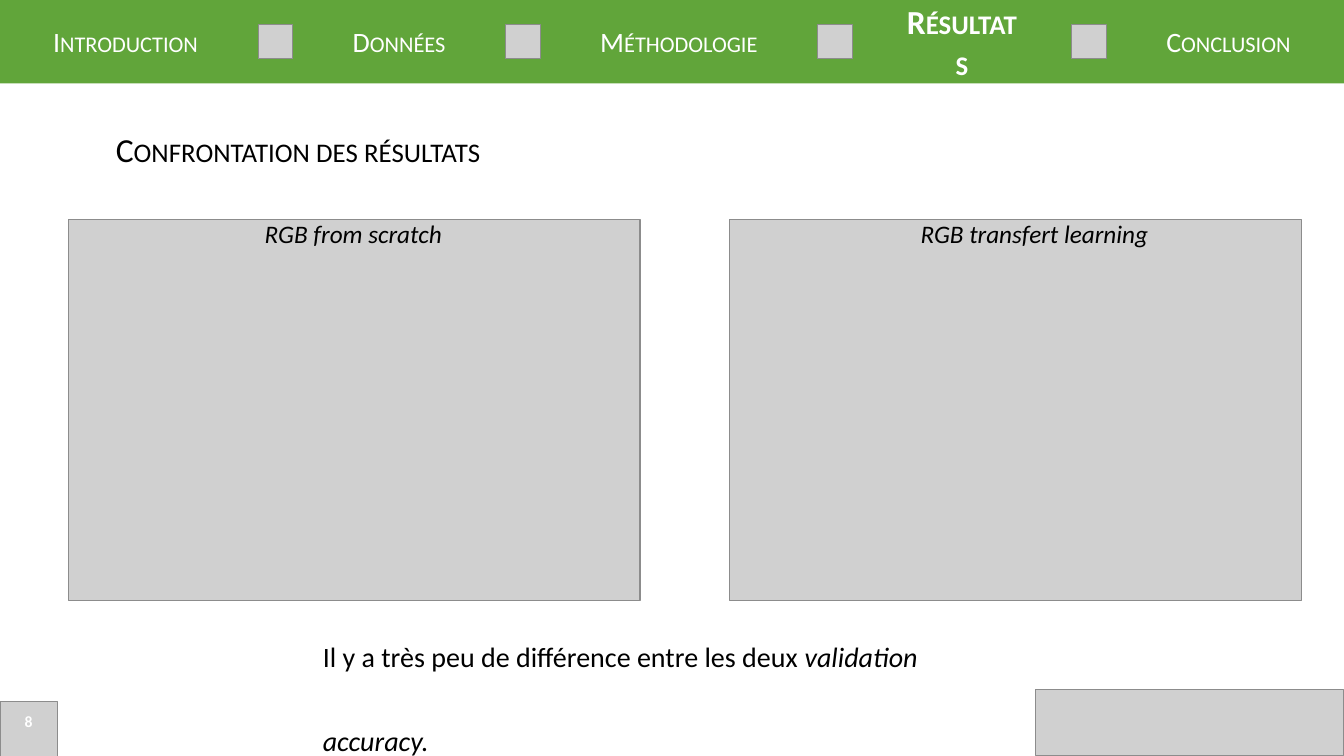
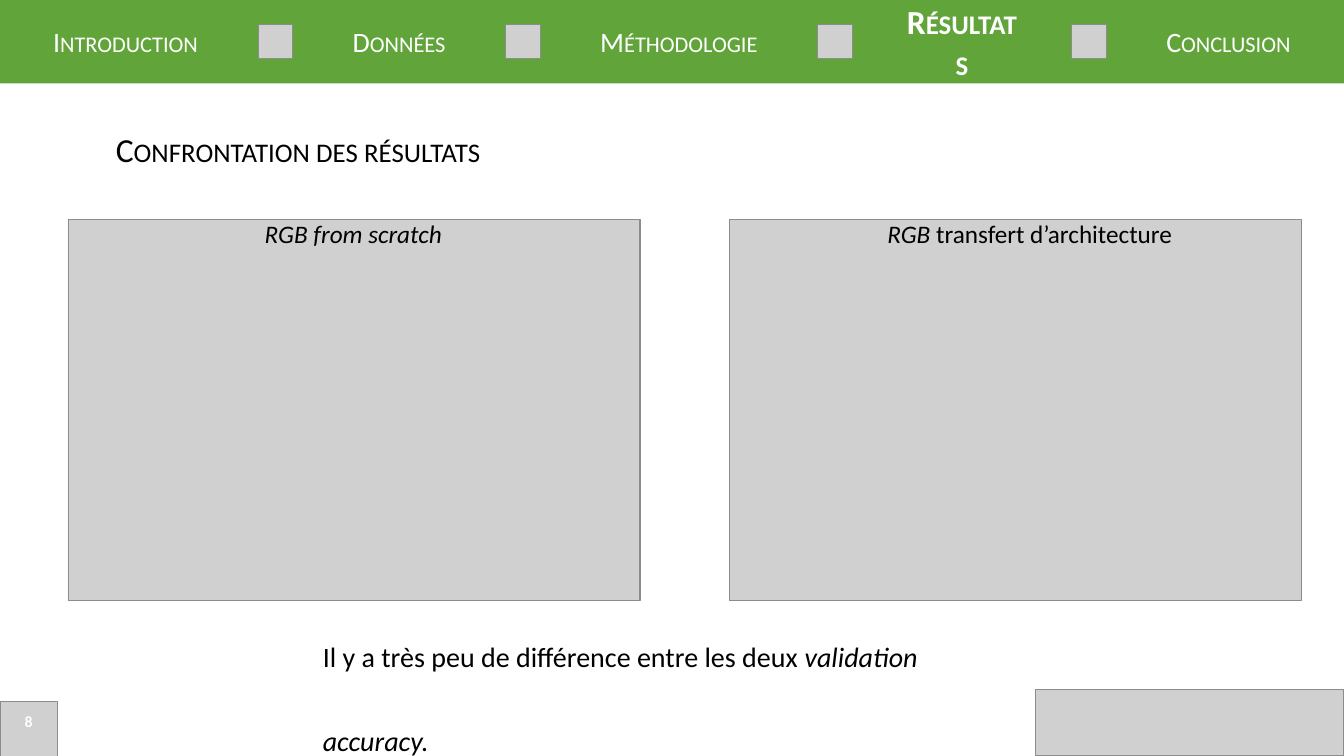
Before and after one commit to Easill/ML_photo, a slide deck: slide 8 of presentation.pptx. Drawn at 1344x756 pixels with LibreOffice and Linux fonts; fonts in the diff are those of the drawing; grey boxes stand for pictures. Boxes give left, top, right and bottom in pixels: in the first picture for what was removed or moved away, otherwise in the second. Text is boxed around its words. In the diff, an @@ line names an element or a change of style, - is before the commit and + after.

Commit message:
presentation maj

```diff
--- a/presentation.pptx
+++ b/presentation.pptx
@@ text at <box>887,225,1172,243</box>: text changed; italic off @@
-RGB transfert learning
+RGB transfert d’architecture
```
Also in this commit, not shown: 2 other slides changed.
